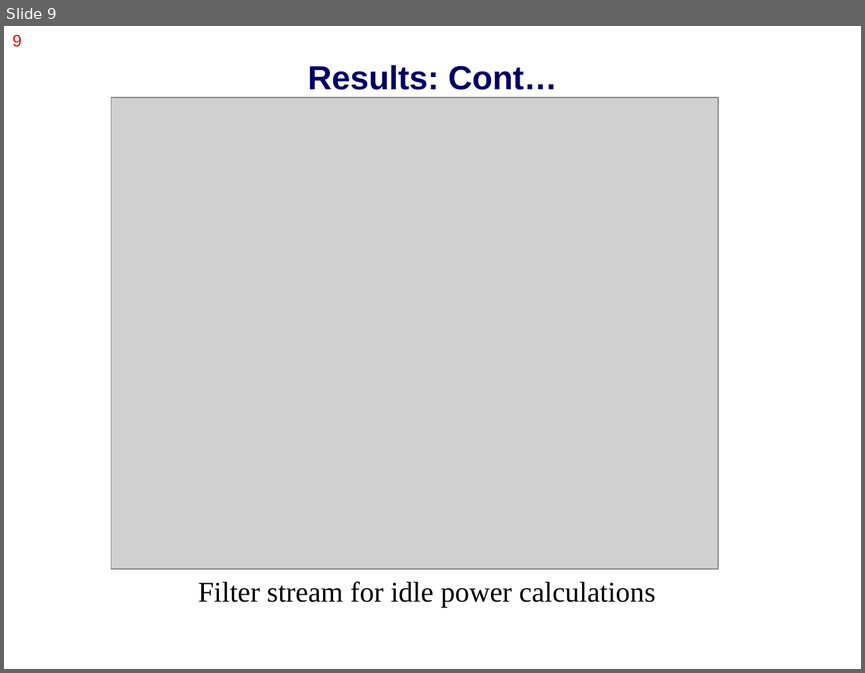
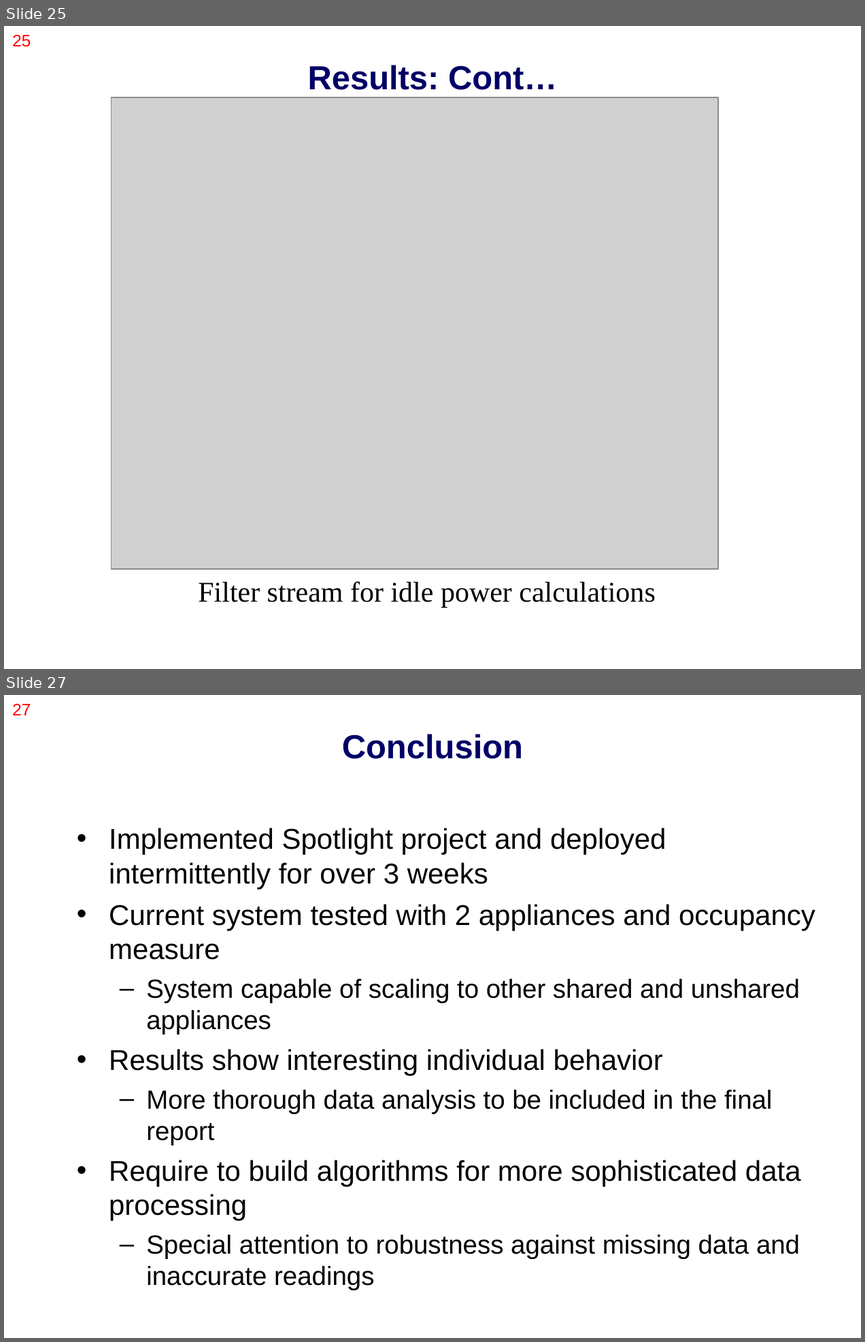
Before and after one commit to nesl/splt, a slide deck: docs/presentation/class_project.ppt. Shown one above the other, each under a label of ours: slide 9 before the commit, slides 25 and 27 after it; the slides between them are not shown. The pictures are 865x673 and 865x1342 pixels, drawn with LibreOffice and Linux fonts; fonts in the diff are those of the drawing; grey boxes stand for pictures. Boxes give left, top, right and bottom in pixels: in the first picture for what was removed or moved away, otherwise in the second. Text is boxed around its words. In the diff, an @@ line names an element or a change of style, - is before the commit and + after.

```diff
--- a/docs/presentation/class_project.ppt
+++ b/docs/presentation/class_project.ppt
@@ slide 27 added at [4,695,861,1338], background #FFFFFF @@
@@ page number added at [12,704,31,715], 14 pt, text #FF0000 @@
+27
@@ title added at [342,734,523,759], 28 pt, text #000066, bold @@
+Conclusion
@@ text added at [109,828,815,1290], 24 pt, text #000000 @@
+• Implemented Spotlight project and deployed intermittently for over 3 weeks
+• Current system tested with 2 appliances and occupancy measure
+  – System capable of scaling to other shared and unshared appliances
+• Results show interesting individual behavior
+  – More thorough data analysis to be included in the final report
+• Require to build algorithms for more sophisticated data processing
+  – Special attention to robustness against missing data and inaccurate readings
@@ what was slide 9 is now slide 25 @@
@@ page number at [12,35,31,47]: text changed @@
-9
+25
```
Also in this commit, not shown: 17 other slides added.
